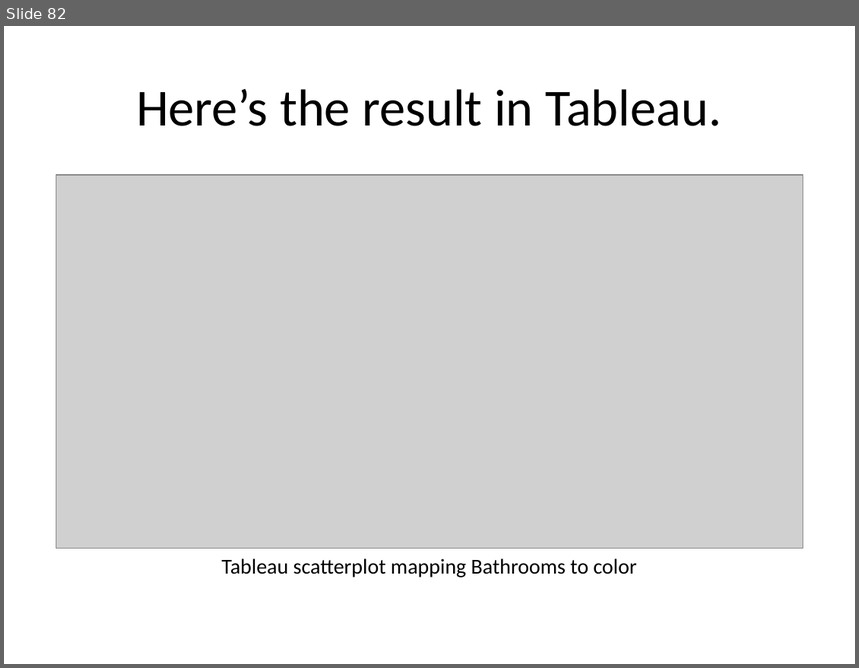
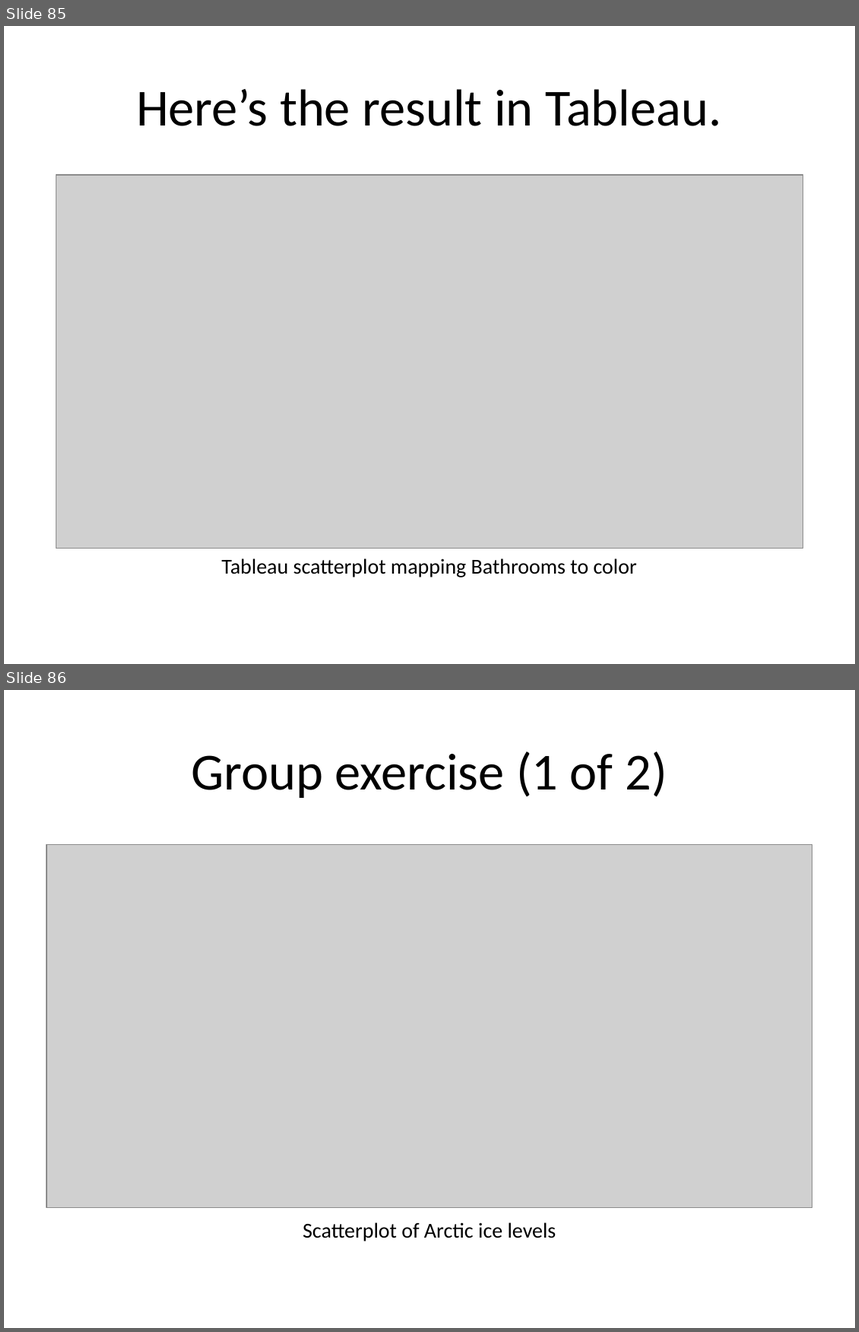
Before and after one commit to pmean/data-visualization, a slide deck: data-viz-01/src/complete-lecture.pptx. Shown one above the other, each under a label of ours: slide 82 before the commit, slides 85 and 86 after it. The pictures are 859x668 and 859x1332 pixels, drawn with LibreOffice and Linux fonts; fonts in the diff are those of the drawing; grey boxes stand for pictures. Boxes give left, top, right and bottom in pixels: in the first picture for what was removed or moved away, otherwise in the second. Text is boxed around its words. In the diff, an @@ line names an element or a change of style, - is before the commit and + after.

```diff
--- a/data-viz-01/src/complete-lecture.pptx
+++ b/data-viz-01/src/complete-lecture.pptx
@@ slide 86 added at (x1=4, y1=690, x2=855, y2=1328), background #FFFFFF @@
@@ title added at (x1=191, y1=752, x2=667, y2=798), 44 pt, text #000000 @@
+Group exercise (1 of 2)
@@ picture added at (x1=47, y1=845, x2=813, y2=1208) @@
@@ text added at (x1=303, y1=1223, x2=557, y2=1242), 18 pt, text #000000 @@
+Scatterplot of Arctic ice levels
@@ what was slide 82 is now slide 85 @@
```
Also in this commit, not shown: 5 slides changed, 22 other slides added, 25 other files.
